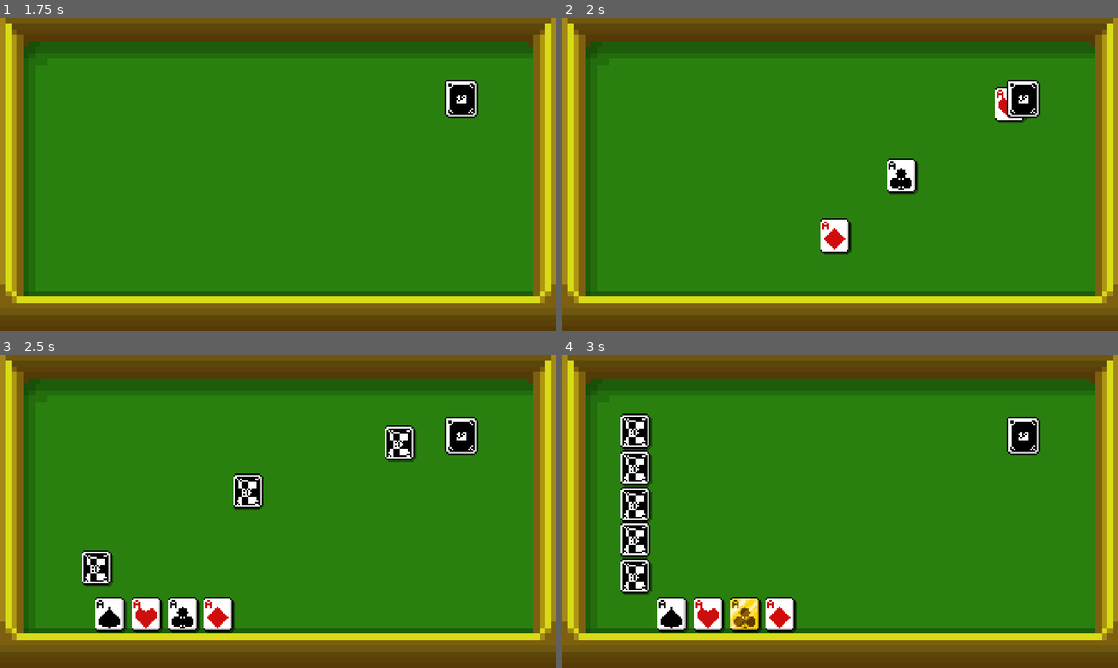
Above: before the commit, frames 1-4 (two rows, left to right).
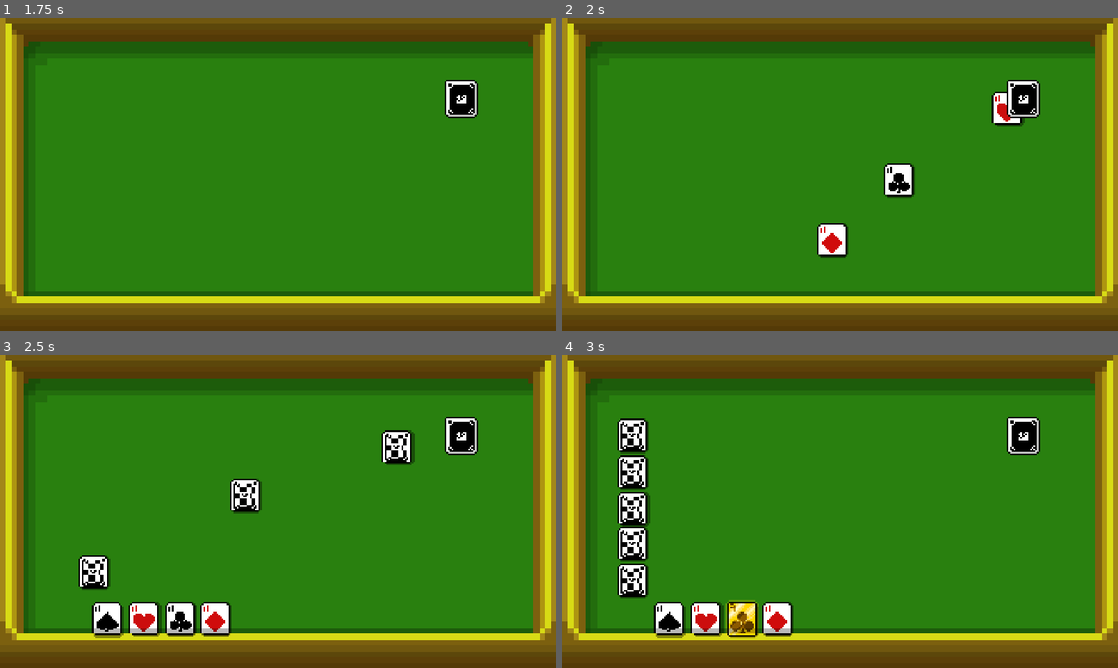
Above: after the commit, the same moments.

Repository: Kristerfer666/Riverhand
Game: Godot game, scene res://main.tscn
Same seed, same stepped clock (60 frames per second), same inputs: the game is played once before the commit and once after it.
Inputs (mouse positions are in pixels of both pictures, inside the frame that each line leads up to):
- Up to frame 1 (1.75 s): tap Enter at 0.5 s; move the mouse to (400, 158) at 0.52 s; click (400, 158) at 0.67 s; tap Space at 1.25 s; drag from (166, 190) to (461, 96) at 1.27 s
- Up to frame 2 (2 s): no input
- Up to frame 3 (2.5 s): move the mouse to (272, 574) at 2.02 s; click (272, 574) at 2.17 s
- Up to frame 4 (3 s): drag from (745, 614) to (634, 542) at 2.77 s

Frame 1 is identical in both runs. In frame 2, 1.3% of the frame differs, in the area x 45-84%, y 22-77%; in frame 3, 3.5%; in frame 4, 4.5%, in the area x 10-43%, y 18-91%.

Commit message:
created "Body" node in Card, and added gold selection box when hovered

Diff:
--- a/Card.gd
+++ b/Card.gd
@@ -41,8 +41,8 @@
 
 
 func shade_initial():
-	$Shade.position.x = $AOS.position.x + 4
-	$Shade.position.y = $AOS.position.y + 4
+	$Shade.position.x = $Body/AOS.position.x + 4
+	$Shade.position.y = $Body/AOS.position.y + 4
 
 func random_rotate():
 	rot_degree_x = randf_range(-2, 2)
@@ -72,10 +72,13 @@
 
 
 	# visual
-	$AOS.scale = scale_to_use
+	$Body/AOS.scale = Vector2(1, 1)
+	$Body.scale = scale_to_use
 	$Shade.scale = scale_to_use
-	$AnimatedSprite2D.scale = scale_to_use
-	$AnimatedSprite2D.visible = false
+	$Body/AnimatedSprite2D.visible = false
+	$Body/GoldSelection.modulate.a = 0
+	print($Body/AOS.scale)
+	print($Body.scale)
 
 	# collision (do NOT scale node)
 	var shape = $Area2D/CollisionShape2D.shape
@@ -97,13 +100,13 @@
 		shadow_track.tween_property($Shade, "position", shade_new_pos, 0.4)
 		shadow_track.parallel().tween_property($Shade, "modulate:a", 0.2, 0.4)
 		shadow_track.parallel().tween_property($Shade, "scale", ACE_SCALE * 0.9, 0.4)
-		shadow_track.parallel().tween_property($AOS, "scale", ACE_SCALE * 1.1, 0.4)
+		shadow_track.parallel().tween_property($Body, "scale", ACE_SCALE * 1.1, 0.4)
 		shadow_track.tween_interval(0.05)
 		var shade_last_pos = calc_shade_last_pos()
 		shadow_track.tween_property($Shade, "position", shade_last_pos, 0.15)
 		shadow_track.parallel().tween_property($Shade, "modulate:a", 0.5, 0.15)
 		shadow_track.parallel().tween_property($Shade, "scale", ACE_SCALE, 0.15)
-		shadow_track.parallel().tween_property($AOS, "scale", ACE_SCALE, 0.15)
+		shadow_track.parallel().tween_property($Body, "scale", ACE_SCALE, 0.15)
 		shadow_track.tween_callback(func():
 			random_rotate()
 		)
@@ -114,7 +117,7 @@
 	return shade_pos
 
 func calc_shade_last_pos():
-	var shade_pos = Vector2($AOS.position.x + 4, $AOS.position.y + 4)
+	var shade_pos = Vector2($Body/AOS.position.x + 4, $Body/AOS.position.y + 4)
 	return shade_pos
 
 func podium_display_start():
@@ -122,31 +125,31 @@
 	var tween = create_tween().bind_node(self)
 	tween.set_trans(Tween.TRANS_BACK)
 	tween.set_ease(Tween.EASE_OUT)
-	tween.tween_property($AOS, "scale", PODIUM_SCALE * 1.2, 0.6)
-	tween.parallel().tween_property($AOS, "global_position:y", screen_mid_y - 60, 0.6)
+	tween.tween_property($Body/AOS, "scale", PODIUM_SCALE * 1.2, 0.6)
+	tween.parallel().tween_property($Body/AOS, "global_position:y", screen_mid_y - 60, 0.6)
 	tween.parallel().tween_property($Shade, "modulate:a", 0.2, 0.6)
 	tween.parallel().tween_property($Shade, "scale", PODIUM_SCALE * 0.9, 0.6)
 	tween.parallel().tween_property($Shade, "global_position:y", screen_mid_y + 1, 0.6)
 	tween.tween_interval(1)
 	tween.set_trans(Tween.TRANS_CUBIC)
 	tween.set_ease(Tween.EASE_OUT)
-	tween.tween_property($AOS, "scale", PODIUM_SCALE * podium_index, 0.4)
-	tween.parallel().tween_property($AOS, "global_position:y", screen_mid_y - 3, 0.4)
+	tween.tween_property($Body/AOS, "scale", PODIUM_SCALE * podium_index, 0.4)
+	tween.parallel().tween_property($Body/AOS, "global_position:y", screen_mid_y - 3, 0.4)
 	tween.parallel().tween_property($Shade, "modulate:a", 0.5, 0.4)
 	tween.parallel().tween_property($Shade, "scale", PODIUM_SCALE, 0.4)
 	tween.parallel().tween_property($Shade, "global_position:y", screen_mid_y, 0.4)
 
 func anim_gold():
-	#$AnimatedSprite2D.visible = true
+	#$Body/AnimatedSprite2D.visible = true
 	animating = true
-	emit_signal("hovered_off", self)
-	#$AnimatedSprite2D.play("Anim-GoldAO" + suit_to_letter())
+	emit_signal("hovered", self)
+	#$Body/AnimatedSprite2D.play("Anim-GoldAO" + suit_to_letter())
 	var gold_image = str("res://materials/Card Faces/ver2/Aces/GoldAces/GoldAO" + suit_to_letter() + ".png")
 	print(gold_image)
-	$AOS.texture = load(gold_image)
-	#await $AnimatedSprite2D.animation_finished
+	$Body/AOS.texture = load(gold_image)
+	#await $Body/AnimatedSprite2D.animation_finished
 	animating = false
-	$AnimatedSprite2D.visible = false
+	$Body/AnimatedSprite2D.visible = false
 
 func suit_to_letter():
 	var suit_letter
--- a/DealerMind.gd
+++ b/DealerMind.gd
@@ -75,29 +75,24 @@
 	tween.set_trans(Tween.TRANS_BACK)
 	tween.set_ease(Tween.EASE_OUT)
 	var shade = card.get_node("Shade")
-	var body = card.get_node("AOS")
+	var body = card.get_node("Body")
 	var base_scale = CARD_SCALE
 	if card.small:
 		base_scale = ACE_SCALE
 	if on:
-		highlight_float(body, shade, base_scale, tween)
+		tween.tween_property(body, "scale", Vector2(base_scale + 0.2, base_scale + 0.2), 0.4)
+		tween.parallel().tween_property(shade, "modulate:a", 0.2, 0.3)
+		#tween.parallel().tween_property(shade, "scale", Vector2(base_scale - 0.1, base_scale - 0.1), 0.3)
+		tween.parallel().tween_property(shade, "position:y", body.position.y + 10, 0.4)
+		tween.parallel().tween_property(card.get_node("Body/GoldSelection"), "modulate:a", 1, 0.4)
 		card.z_index = 2
 	else:
-		highlight_unfloat(body, shade, base_scale, tween)
+		tween.tween_property(body, "scale", Vector2(base_scale, base_scale), 0.4)
+		tween.parallel().tween_property(shade, "modulate:a", 0.5, 0.4)
+		#tween.parallel().tween_property(shade, "scale", Vector2(base_scale, base_scale), 0.3)
+		tween.parallel().tween_property(shade, "position:y", body.position.y + 4.5, 0.4)
+		tween.parallel().tween_property(card.get_node("Body/GoldSelection"), "modulate:a", 0, 0.4)
 		card.z_index = 0
-
-func highlight_float(body, shade, base_scale, tween):
-	tween.tween_property(body, "scale", Vector2(base_scale + 0.2, base_scale + 0.2), 0.4)
-	tween.parallel().tween_property(shade, "modulate:a", 0.2, 0.3)
-	#tween.parallel().tween_property(shade, "scale", Vector2(base_scale - 0.1, base_scale - 0.1), 0.3)
-	tween.parallel().tween_property(shade, "position:y", body.position.y + 10, 0.4)
-
-func highlight_unfloat(body, shade, base_scale, tween):
-	tween.tween_property(body, "scale", Vector2(base_scale, base_scale), 0.4)
-	tween.parallel().tween_property(shade, "modulate:a", 0.5, 0.4)
-	#tween.parallel().tween_property(shade, "scale", Vector2(base_scale, base_scale), 0.3)
-	tween.parallel().tween_property(shade, "position:y", body.position.y + 4.5, 0.4)
-
 
 
 # =====================
--- a/GameMaster.gd
+++ b/GameMaster.gd
@@ -90,13 +90,13 @@
 		var tween = create_tween()
 		tween.set_trans(Tween.TRANS_SINE)
 		tween.set_ease(Tween.EASE_IN_OUT)
-		tween.tween_property($AOS, "scale", 0.0, 0.3)
+		tween.tween_property($Body/AOS, "scale", 0.0, 0.3)
 		var card_image = str("res://materials/Card Faces/ver2/" + card.num + ".png")
 		tween.tween_callback(func():
 			card.get_node("AOS").texture = load(card_image)
 		)
 		tween.tween_interval(0.1)
-		tween.tween_property($AOS, "scale", 1.0, 0.3)
+		tween.tween_property($Body/AOS, "scale", 1.0, 0.3)
 		degrade_suit = card.suit
 
 func move_ace(card):
--- a/deck.gd
+++ b/deck.gd
@@ -68,7 +68,7 @@
 		var card_scene = preload(HAND_SCENE_PATH)
 		var new_card = card_scene.instantiate()
 		var card_image = str("res://materials/Card Faces/ver2/" + card_drawn_name + ".png")
-		new_card.get_node("AOS").texture = load(card_image)
+		new_card.get_node("Body/AOS").texture = load(card_image)
 		$"../Dealermind".add_child(new_card)
 		new_card.name = "Card"
 		new_card.drag = false
@@ -115,7 +115,7 @@
 		initial_deal = false
 		gamemaster_ref.register_initial(new_ace)
 		new_ace.position = self.position
-		new_ace.get_node("AOS").texture = load(ace_image)
+		new_ace.get_node("Body/AOS").texture = load(ace_image)
 		$"../Dealermind".add_child(new_ace)
 		tween.tween_property(new_ace, "position", ace_position, 0.3)
 		await get_tree().create_timer(0.1).timeout
@@ -125,7 +125,7 @@
 		var card_scene = preload(HAND_SCENE_PATH)
 		var new_card = card_scene.instantiate()
 		new_card.small = true
-		new_card.get_node("AOS").texture = load(back_image)
+		new_card.get_node("Body/AOS").texture = load(back_image)
 		new_card.name = "Card"
 		var new_position = Vector2(CENTER_X_POS, calculate_initial_card_position(i + 1))
 		new_card.num = card_drawn_name
@@ -182,7 +182,7 @@
 	var x_pos
 	var card_scene = preload(HAND_SCENE_PATH)
 	var new_card = card_scene.instantiate()
-	new_card.get_node("AOS").texture = load(card_image)
+	new_card.get_node("Body/Body/AOS").texture = load(card_image)
 	new_card.name = "Card"
 	new_card.drag = false
 	new_card.face_up = true
--- a/scenes/card.tscn
+++ b/scenes/card.tscn
@@ -1,9 +1,10 @@
-[gd_scene load_steps=36 format=3 uid="uid://bcaqxoa50co7u"]
+[gd_scene load_steps=37 format=3 uid="uid://bcaqxoa50co7u"]
 
 [ext_resource type="Script" uid="uid://cxcbntmal54c3" path="res://Card.gd" id="1_rjlel"]
 [ext_resource type="Texture2D" uid="uid://b7gkti2vu6o3w" path="res://materials/Card Faces/ver2/Aces/AOS.png" id="2_6u4wf"]
 [ext_resource type="Texture2D" uid="uid://dksha2ptnd8mb" path="res://materials/shades/shade.png" id="2_ktuci"]
 [ext_resource type="Texture2D" uid="uid://dhmxjhcnhcktx" path="res://materials/Animations/Anim-GoldAOS/Golden_ace_anim.png" id="4_kg30u"]
+[ext_resource type="Texture2D" uid="uid://drtcvnakt1xi1" path="res://materials/Card Faces/ver2/Aces/GoldAces/GoldAcesSelection/GoldSelection.png" id="5_sy11y"]
 
 [sub_resource type="RectangleShape2D" id="RectangleShape2D_kikvd"]
 size = Vector2(174, 202)
@@ -13,7 +14,7 @@
 tracks/0/type = "value"
 tracks/0/imported = false
 tracks/0/enabled = true
-tracks/0/path = NodePath("CardBack:scale")
+tracks/0/path = NodePath("Body/CardBack:scale")
 tracks/0/interp = 1
 tracks/0/loop_wrap = true
 tracks/0/keys = {
@@ -25,7 +26,7 @@
 tracks/1/type = "value"
 tracks/1/imported = false
 tracks/1/enabled = true
-tracks/1/path = NodePath("CardBack:z_index")
+tracks/1/path = NodePath("Body/CardBack:z_index")
 tracks/1/interp = 1
 tracks/1/loop_wrap = true
 tracks/1/keys = {
@@ -37,7 +38,7 @@
 tracks/2/type = "value"
 tracks/2/imported = false
 tracks/2/enabled = true
-tracks/2/path = NodePath("AOS:z_index")
+tracks/2/path = NodePath("Body/AOS:z_index")
 tracks/2/interp = 1
 tracks/2/loop_wrap = true
 tracks/2/keys = {
@@ -49,7 +50,7 @@
 tracks/3/type = "value"
 tracks/3/imported = false
 tracks/3/enabled = true
-tracks/3/path = NodePath("AOS:scale")
+tracks/3/path = NodePath("Body/AOS:scale")
 tracks/3/interp = 1
 tracks/3/loop_wrap = true
 tracks/3/keys = {
@@ -64,7 +65,7 @@
 tracks/0/type = "value"
 tracks/0/imported = false
 tracks/0/enabled = true
-tracks/0/path = NodePath("CardBack:scale")
+tracks/0/path = NodePath("Body/CardBack:scale")
 tracks/0/interp = 1
 tracks/0/loop_wrap = true
 tracks/0/keys = {
@@ -76,7 +77,7 @@
 tracks/1/type = "value"
 tracks/1/imported = false
 tracks/1/enabled = true
-tracks/1/path = NodePath("CardBack:z_index")
+tracks/1/path = NodePath("Body/CardBack:z_index")
 tracks/1/interp = 1
 tracks/1/loop_wrap = true
 tracks/1/keys = {
@@ -88,7 +89,7 @@
 tracks/2/type = "value"
 tracks/2/imported = false
 tracks/2/enabled = true
-tracks/2/path = NodePath("AOS:z_index")
+tracks/2/path = NodePath("Body/AOS:z_index")
 tracks/2/interp = 1
 tracks/2/loop_wrap = true
 tracks/2/keys = {
@@ -100,7 +101,7 @@
 tracks/3/type = "value"
 tracks/3/imported = false
 tracks/3/enabled = true
-tracks/3/path = NodePath("AOS:scale")
+tracks/3/path = NodePath("Body/AOS:scale")
 tracks/3/interp = 1
 tracks/3/loop_wrap = true
 tracks/3/keys = {
@@ -317,11 +318,6 @@
 scale = Vector2(4.35938, 4.35938)
 texture = ExtResource("2_ktuci")
 
-[node name="AOS" type="Sprite2D" parent="."]
-position = Vector2(9, -12)
-scale = Vector2(4.34375, 4.34375)
-texture = ExtResource("2_6u4wf")
-
 [node name="Area2D" type="Area2D" parent="."]
 
 [node name="CollisionShape2D" type="CollisionShape2D" parent="Area2D"]
@@ -332,13 +328,20 @@
 &"": SubResource("AnimationLibrary_kg30u")
 }
 
-[node name="CardBack" type="Sprite2D" parent="."]
-
-[node name="AnimatedSprite2D" type="AnimatedSprite2D" parent="."]
-position = Vector2(9, -12)
-scale = Vector2(4.35156, 4.35156)
+[node name="Body" type="Node2D" parent="."]
+
+[node name="CardBack" type="Sprite2D" parent="Body"]
+
+[node name="AOS" type="Sprite2D" parent="Body"]
+scale = Vector2(4.34375, 4.34375)
+texture = ExtResource("2_6u4wf")
+
+[node name="AnimatedSprite2D" type="AnimatedSprite2D" parent="Body"]
 sprite_frames = SubResource("SpriteFrames_s05jc")
 animation = &"Anim-GoldAOS"
 
+[node name="GoldSelection" type="Sprite2D" parent="Body"]
+texture = ExtResource("5_sy11y")
+
 [connection signal="mouse_entered" from="Area2D" to="." method="_on_area_2d_mouse_entered"]
 [connection signal="mouse_exited" from="Area2D" to="." method="_on_area_2d_mouse_exited"]
Binary file added: materials/Card Faces/ver2/Aces/GoldAces/GoldAcesSelection/GoldSelection.png
Not shown, added: materials/Card Faces/ver2/Aces/GoldAces/GoldAcesSelection/GoldSelection.png.import
